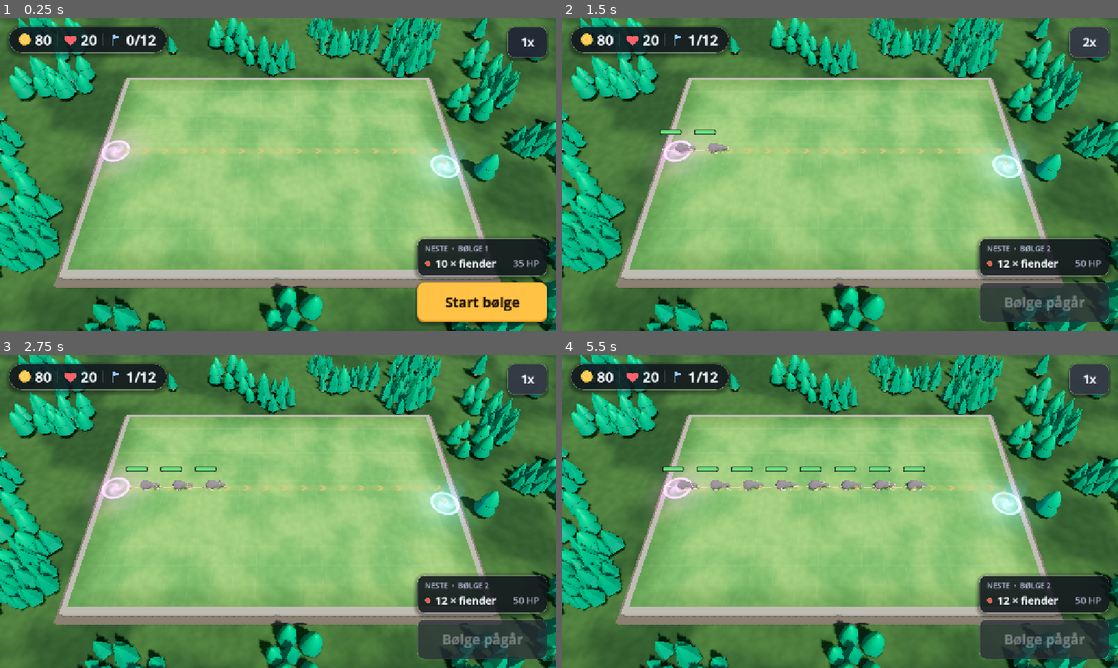
Above: before the commit, frames 1-4 (two rows, left to right).
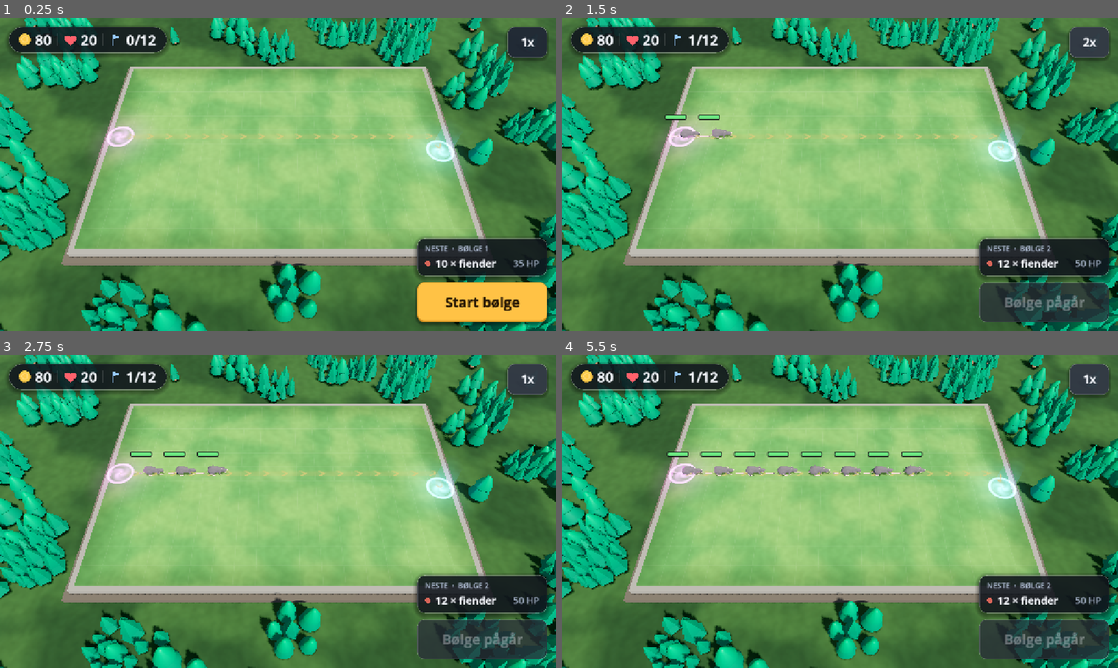
Above: after the commit, the same moments.

Repository: kristofferchr/Mazeborn-td
Game: Godot game, scene res://main.tscn
Same seed, same stepped clock (60 frames per second), same inputs: the game is played once before the commit and once after it.
Inputs:
- Up to frame 1 (0.25 s): no input
- Up to frame 2 (1.5 s): click "Start bølge" at 0.5 s; click "1x" at 1.25 s
- Up to frame 3 (2.75 s): click "2x" at 2 s
- Up to frame 4 (5.5 s): click "1x" at 2.75 s; click "2x" at 3.5 s; click "1x" at 4.25 s; click "2x" at 5 s

The runs differ from the first frame. In frame 1, 36% of the frame differs, in the area x 0-100%, y 0-100%; in frame 2, 37%; in frame 3, 37%; in frame 4, 38%.

Commit message:
Draw rocks, every portal and a path per spawn
Rock cells get a stone slab with cliffs (style "mountain") or boulders
(style "boulders") from the CC0 KayKit Medieval Hexagon pack, every spawn
gets a portal and each spawn its own path ribbon (stopping where it joins
an earlier one). Trees and boulders around the field follow the map's
decor hints, and the camera's start distance is fitted to the map size.

Co-Authored-By: Claude Opus 5.5 <noreply@anthropic.com>
Claude-Session: https://claude.ai/code/session_01N2P7G3PxPiaDcM9ztRnmNf

Diff:
--- a/game/view/board_view.gd
+++ b/game/view/board_view.gd
@@ -50,6 +50,12 @@
 	],
 }
 const CANNON_BALL := "res://assets/kaykit_medieval/projectile_catapult.gltf"
+## Rock cells: tall peaks (style "mountain") or piles of boulders ("boulders").
+const MOUNTAIN_MODELS := ["mountain_A", "mountain_B", "mountain_C"]
+const BOULDER_MODELS := ["rock_single_C", "rock_single_E"]
+const PEBBLE_MODELS := ["rock_single_A", "rock_single_B", "rock_single_D"]
+const ROCK_BASE := Color(0.36, 0.33, 0.3)
+const STONE_COLORS := [Color(0.56, 0.52, 0.47), Color(0.5, 0.47, 0.43), Color(0.6, 0.57, 0.52)]
 const TREE_MODELS := [
 	"tree_single_A.gltf",
 	"tree_single_B.gltf",
@@ -76,7 +82,7 @@
 var _creeps: Dictionary = {}  # creep id -> Node3D
 var _creep_models: Dictionary = {}  # creep id -> CreepArt id
 var _scenes: Dictionary = {}  # path -> PackedScene
-var _path: MeshInstance3D
+var _paths: Array[MeshInstance3D] = []  # one ribbon per spawn
 var _ground: ShaderMaterial
 var _ghosts: Dictionary = {}  # kind -> translucent preview model
 var _tops: Dictionary = {}  # model file -> height of the model at scale 1
@@ -85,6 +91,7 @@
 var _ring: MeshInstance3D
 var _projectiles: Dictionary = {}  # projectile id -> Node3D
 var _grid_alpha := 0.05
+var _stone_mats: Array[StandardMaterial3D] = []
 
 
 static func cell_pos(cell: Vector2i, height := 0.0) -> Vector3:
@@ -117,10 +124,12 @@
 func setup(p_game: Game) -> void:
 	game = p_game
 	_build_world()
-	_path = MeshInstance3D.new()
-	_path.material_override = _shader("path")
-	_path.cast_shadow = GeometryInstance3D.SHADOW_CASTING_SETTING_OFF
-	add_child(_path)
+	for i in game.grid.spawns.size():
+		var ribbon := MeshInstance3D.new()
+		ribbon.material_override = _shader("path")
+		ribbon.cast_shadow = GeometryInstance3D.SHADOW_CASTING_SETTING_OFF
+		add_child(ribbon)
+		_paths.append(ribbon)
 	_cell = _shaded_plane(Vector2.ONE, "cell")
 	_ring = _shaded_plane(Vector2(2, 2), "ring")
 	for n: MeshInstance3D in [_cell, _ring]:
@@ -256,9 +265,82 @@
 	outer.material_override = outer_mat
 	outer.position = Vector3(size.x / 2.0, -PLATEAU, size.y / 2.0)
 	add_child(outer)
-	_portal(game.grid.spawn, SPAWN_COLOR, 1.0, false)
+	for s in game.grid.spawns:
+		_portal(s, SPAWN_COLOR, 1.0, false)
 	_portal(game.grid.goal, GOAL_COLOR, -1.0, true)
+	_rocks()
 	_trees()
+	_outer_boulders()
+
+
+## Look hint from the map (data/maps/), e.g. "trees" or "style".
+func _decor(key: String, default: Variant) -> Variant:
+	return game.map.get("decor", {}).get(key, default)
+
+
+## Rock cells: a stone slab with peaks or boulders on top, varied per cell
+## (fixed by the cell, so the map always looks the same).
+func _rocks() -> void:
+	var style := str(_decor("style", "boulders"))
+	var slab_mat := mat(ROCK_BASE)
+	slab_mat.roughness = 0.95
+	var slab_mesh := _box(Vector3(1.0, 0.16, 1.0))
+	for cell: Vector2i in game.grid.rocks:
+		var rng := RandomNumberGenerator.new()
+		rng.seed = hash(cell) + 17
+		var slab := MeshInstance3D.new()
+		slab.mesh = slab_mesh
+		slab.material_override = slab_mat
+		slab.position = cell_pos(cell, 0.08)
+		add_child(slab)
+		var at := cell_pos(cell, 0.14)
+		if style == "mountain":
+			var file: String = MOUNTAIN_MODELS[rng.randi() % MOUNTAIN_MODELS.size()]
+			_stone(file, at, rng.randf_range(0.55, 0.66), rng)
+		else:
+			# Boulder sizes so each model about fills the cell.
+			if rng.randf() < 0.5:
+				_stone("rock_single_C", at, rng.randf_range(2.5, 2.9), rng)
+			else:
+				_stone("rock_single_E", at, rng.randf_range(1.9, 2.1), rng)
+			for i in rng.randi_range(1, 2):
+				var off := Vector3(rng.randf_range(-0.36, 0.36), 0.0, rng.randf_range(-0.36, 0.36))
+				var pebble: String = PEBBLE_MODELS[rng.randi() % PEBBLE_MODELS.size()]
+				_stone(pebble, at + off, rng.randf_range(1.2, 1.7), rng)
+
+
+## A KayKit rock model at a position with a scale, a random turn and one of the
+## stone colours.
+func _stone(file: String, at: Vector3, scale_by: float, rng: RandomNumberGenerator) -> Node3D:
+	if _stone_mats.is_empty():
+		for c: Color in STONE_COLORS:
+			var m := mat(c)
+			m.roughness = 0.9
+			_stone_mats.append(m)
+	var node := _scene(MEDIEVAL + file + ".gltf").instantiate() as Node3D
+	node.scale = Vector3.ONE * scale_by
+	node.rotation.y = rng.randf() * TAU
+	node.position = at
+	var m: StandardMaterial3D = _stone_mats[rng.randi() % _stone_mats.size()]
+	for mi: MeshInstance3D in node.find_children("*", "MeshInstance3D", true, false):
+		mi.material_override = m
+	add_child(node)
+	return node
+
+
+## Boulders on the land around the playfield (decor "boulders").
+func _outer_boulders() -> void:
+	var rng := RandomNumberGenerator.new()
+	rng.seed = 99
+	var size := Vector2(game.grid.size)
+	var placed := 0
+	while placed < int(_decor("boulders", 0)):
+		var p := Vector2(rng.randf_range(-5.0, size.x + 5.0), rng.randf_range(-4.0, size.y + 4.0))
+		if p.x > -1.2 and p.x < size.x + 1.2 and p.y > -1.2 and p.y < size.y + 1.2:
+			continue
+		var file: String = BOULDER_MODELS[rng.randi() % BOULDER_MODELS.size()]
+		_stone(file, Vector3(p.x, -PLATEAU, p.y), rng.randf_range(2.0, 3.5), rng)
+		placed += 1
 
 
 func _noise_texture() -> NoiseTexture2D:
@@ -325,7 +407,7 @@
 	var rng := RandomNumberGenerator.new()
 	rng.seed = 42
 	var size := Vector2(game.grid.size)
-	for i in 140:
+	for i in int(_decor("trees", 140)):
 		var p := Vector2(rng.randf_range(-8.0, size.x + 8.0), rng.randf_range(-6.0, size.y + 6.0))
 		if p.x > -1.6 and p.x < size.x + 1.6 and p.y > -1.6 and p.y < size.y + 1.6:
 			continue
@@ -343,12 +425,26 @@
 	return _scenes[path]
 
 
-## Ribbon along the creep path (mitred strip through the cell centres).
+## Ribbons along the creep paths, one per spawn. A path that joins one drawn
+## before stops where it joins, so shared stretches are drawn once.
 func _draw_path() -> void:
-	var path := game.grid.path()
+	var drawn := {}
+	for i in _paths.size():
+		var path := game.grid.path(i)
+		var cut := path.size()
+		for j in path.size():
+			if drawn.has(path[j]):
+				cut = j + 1
+				break
+		for j in cut:
+			drawn[path[j]] = true
+		_paths[i].mesh = _ribbon(path.slice(0, cut))
+
+
+## Mitred strip through the cell centres of a path, or null if too short.
+func _ribbon(path: Array[Vector2i]) -> ArrayMesh:
 	if path.size() < 2:
-		_path.mesh = null
-		return
+		return null
 	var pts: Array[Vector2] = []
 	for c in path:
 		pts.append(Grid.center(c))
@@ -382,7 +478,7 @@
 	arrays[Mesh.ARRAY_INDEX] = idx
 	var mesh := ArrayMesh.new()
 	mesh.add_surface_from_arrays(Mesh.PRIMITIVE_TRIANGLES, arrays)
-	_path.mesh = mesh
+	return mesh
 
 
 ## Main colour of a tower kind (also used by the HUD buttons).
--- a/game/view/camera_rig.gd
+++ b/game/view/camera_rig.gd
@@ -19,10 +19,16 @@
 	_apply()
 
 
+## Start distance that shows a whole map of this size above the HUD (about 20
+## for the 18x12 default map).
+static func fit_distance(map_size: Vector2) -> float:
+	return maxf(maxf(map_size.x * 0.95, map_size.y * 1.7), 12.0)
+
+
 func setup(map_bounds: Rect2, start_distance: float) -> void:
 	bounds = map_bounds
-	# Slightly below the centre so the map sits above the bottom HUD.
-	focus = Vector3(bounds.get_center().x, 0.0, bounds.get_center().y + 1.0)
+	# Below the centre so the map sits above the bottom HUD.
+	focus = Vector3(bounds.get_center().x, 0.0, bounds.get_center().y + 2.0)
 	max_distance = start_distance * 1.25
 	distance = start_distance
 	_apply()
Binary file added: game/assets/kaykit_medieval/mountain_A.bin
Not shown, added: game/assets/kaykit_medieval/mountain_A.gltf
Not shown, added: game/assets/kaykit_medieval/mountain_A.gltf.import
Binary file added: game/assets/kaykit_medieval/mountain_A_grass.bin
Not shown, added: game/assets/kaykit_medieval/mountain_A_grass.gltf
Not shown, added: game/assets/kaykit_medieval/mountain_A_grass.gltf.import
Binary file added: game/assets/kaykit_medieval/mountain_B.bin
Not shown, added: game/assets/kaykit_medieval/mountain_B.gltf
Not shown, added: game/assets/kaykit_medieval/mountain_B.gltf.import
Binary file added: game/assets/kaykit_medieval/mountain_B_grass.bin
Not shown, added: game/assets/kaykit_medieval/mountain_B_grass.gltf
Not shown, added: game/assets/kaykit_medieval/mountain_B_grass.gltf.import
(and 22 more such lines)
